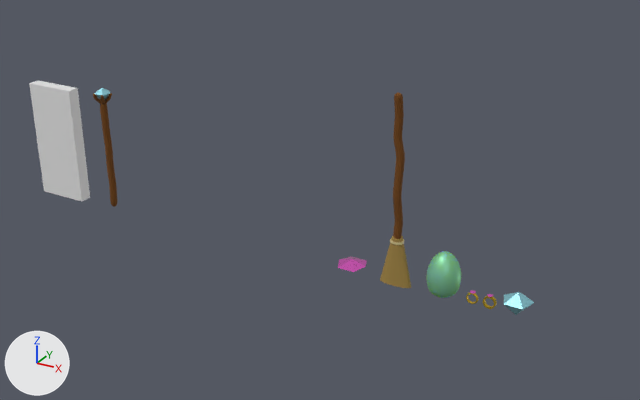
The Blender file Project Files/James/Items.blend as it was, and as the next commit left it.
Rendered twice from a 50 mm lens placed at (10.02, -10.33, 6.32), pointed at (4.01, 0.12, 0.97). Every picture has the same lights, and +X, +Y and +Z are marked at lower left.

Objects in the first picture: 'Bristles', 'Broomstick', 'Claw', 'Crystal', 'Cube', 'Egg 2', 'Staff'.
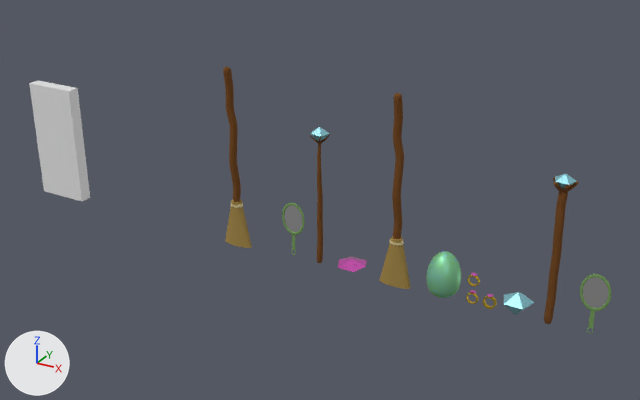
Changed parts and their boxes (x1, y1, x2, y2) in the pictures (640 x 400 px):
'Broomstick 1', added (brown): after (223, 67, 252, 248)
'Broomstick', moved: before (393, 93, 405, 239); after (392, 93, 404, 239)
'Staff (Template)', added (brown): after (544, 192, 568, 324)
'Bristles', moved: before (380, 236, 411, 288); after (379, 236, 411, 289)
'Staff 1', added (brown): after (310, 127, 330, 263)
'Staff', deleted (brown): before (100, 104, 117, 207)
'Mirror (Template)', added: after (583, 277, 608, 308)
'Mirror 1', added: after (282, 203, 305, 255)
'Mirror Frame', added: after (580, 274, 611, 311)
'Crystal', moved: before (94, 88, 110, 100); after (555, 174, 576, 189)
'Claw', moved: before (93, 93, 112, 104); after (553, 177, 579, 193)
'Mirror Handle', added: after (587, 310, 595, 333)
'Ring 1', added: after (467, 272, 480, 286)

Patch to the scene script:
```diff
--- a/Project Files/James/Items.blend.py
+++ b/Project Files/James/Items.blend.py
@@ me_stick @@
+me_stick.from_pydata([(0.0, 0.0, -0.16), (0.0, 0.0, 0.22), (0.03, 0.03, 0.88), (0.0, 0.01, 1.66), (0.04, 0.0, 2.57), (-0.01, -0.03, 3.18), (0.01, -0.05, 3.67), (-0.05, 0.01, 4.04), (-0.01, -0.01, 4.36), (0.0, 0.0, 4.57), (0.0, 0.0, 4.66)], [(0, 1), (1, 2), (2, 3), (3, 4), (4, 5), (5, 6), (6, 7), (7, 8), (8, 9), (9, 10)], [])
+me_stick.materials.append(mat_wood)  # brown #714413
@@ ob_broomstick @@
 ob_broomstick = bpy.data.objects.new('Broomstick', me_handle)
-ob_broomstick.location = (5.32, 0.0, 0.48)
+ob_broomstick.location = (5.32, -0.02, 0.48)
 ob_broomstick.rotation_euler = (1.571, 0.0, 0.0)  # degrees (90, 0, 0)
@@ ob_crystal @@
 ob_crystal = bpy.data.objects.new('Crystal', me_icosphere_006)
-ob_crystal.parent = ob_staff
+ob_crystal.parent = ob_staff__template
 ob_crystal.matrix_parent_inverse = Matrix(((4.0, 0.0, 0.0, 0.0), (0.0, 4.0, 0.0, 0.0), (0.0, 0.0, 2.477, 0.0), (0.0, 0.0, 0.0, 1.0)))
-ob_crystal.location = (0.0, 0.0, 1.97)
+ob_crystal.location = (0.00114, 0.0, 1.95)
 ob_crystal.rotation_euler = (0.0, 0.0, 0.313)  # degrees (0, 0, 18)
@@ ob_staff @@
-ob_staff = bpy.data.objects.new('Staff', me_plane)
@@ ob_claw @@
 ob_claw = bpy.data.objects.new('Claw', me_plane_001)
-ob_claw.parent = ob_staff
+ob_claw.parent = ob_staff__template
 ob_claw.matrix_parent_inverse = Matrix(((4.0, 0.0, 0.0, 0.0), (0.0, 4.0, 0.0, 0.0), (0.0, 0.0, 2.477, 0.0), (0.0, 0.0, 0.0, 1.0)))
-ob_claw.location = (0.000717, -0.00525, 1.851)
+ob_claw.location = (-0.00248, 0.00993, 1.793)
 ob_claw.scale = (0.11, 0.11, 0.11)
@@ ob_staff__template @@
+ob_staff__template = bpy.data.objects.new('Staff (Template)', me_stick)  # modifiers SKIN, SUBSURF
+ob_staff__template.location = (7.58, 0.0, 0.05)
+ob_staff__template.scale = (0.25, 0.25, 0.404)
@@ ob_ring_1 @@
+ob_ring_1 = bpy.data.objects.new('Ring 1', me_band_2_001)  # 4147 vertices, 4144 faces; spans x -0.097..0.097, y -0.097..0.125, z -0.043..0.043; in mat_gold (yellow #e7c235), mat_ruby (pink #ff71e1)
+ob_ring_1.location = (6.51, 0.0, 0.36)
+ob_ring_1.rotation_euler = (1.571, 0.0, 0.0)  # degrees (90, 0, 0)
+ob_ring_1.scale = (0.9, 0.9, 1.0)
@@ ob_broomstick_1 @@
+ob_broomstick_1 = bpy.data.objects.new('Broomstick 1', me_broom_handle_001)  # 1426 vertices, 1399 faces; spans x -0.92..1.06, y -1.97..9.41, z -0.4..0.33; in mat_wood (brown #714413), mat_bristle (brown #a4894a), mat_string (beige #d7c895)
+ob_broomstick_1.location = (2.62, -0.08, 0.48)
+ob_broomstick_1.rotation_euler = (1.571, 0.0, 0.0)  # degrees (90, 0, 0)
+ob_broomstick_1.scale = (0.252, 0.252, 0.252)
@@ ob_mirror_1 @@
+ob_mirror_1 = bpy.data.objects.new('Mirror 1', me_torus_004)  # 4871 vertices, 4503 faces; spans x -0.198..0.198, y -0.609..0.268, z -0.007..0.007; in mat_mirror (green #719a57), mat_glass (white #e7e7e7)
+ob_mirror_1.location = (3.59, 0.05, 0.59)
+ob_mirror_1.rotation_euler = (1.571, 0.0, 0.0)  # degrees (90, 0, 0)
+ob_mirror_1.scale = (1.0, 1.0, 1.2)
@@ ob_mirror__template @@
+ob_mirror__template = bpy.data.objects.new('Mirror (Template)', me_glass)  # 30 vertices, 1 face; spans x -1.21..1.21, y -1.65..1.65, z -0.01; in mat_glass (white #e7e7e7)
+ob_mirror__template.location = (8.13, 0.05, 0.61)
+ob_mirror__template.rotation_euler = (1.571, 0.0, 0.0)  # degrees (90, 0, 0)
+ob_mirror__template.scale = (0.136, 0.136, 0.136)
@@ ob_mirror_handle @@
+ob_mirror_handle = bpy.data.objects.new('Mirror Handle', me_plane_004)  # 446 vertices, 392 faces; spans x -1.4..1.4, y -1.0..1.03, z -0.02..0.01; in mat_mirror (green #719a57)
+ob_mirror_handle.parent = ob_mirror__template
+ob_mirror_handle.location = (0.0, -0.436, 0.0)
+ob_mirror_handle.scale = (0.0294, 0.173, 0.223)
@@ ob_mirror_frame @@
+ob_mirror_frame = bpy.data.objects.new('Mirror Frame', me_torus_001)  # 240 vertices, 240 faces; spans x -0.201..0.201, y -0.27..0.27, z -0.008..0.008; in mat_mirror (green #719a57); modifiers SUBSURF
+ob_mirror_frame.parent = ob_mirror__template
+ob_mirror_frame.location = (0.0, 0.0, 0.0)
+ob_mirror_frame.scale = (1.0, 1.0, 1.2)
@@ ob_staff_1 @@
+ob_staff_1 = bpy.data.objects.new('Staff 1', me_icosphere_003)  # 2641 vertices, 2579 faces; spans x -0.18..0.23, y -0.22..0.21, z -2.48..0.85; in mat_wood (brown #714413), mat_material_001 (cyan #99dbe7)
+ob_staff_1.location = (4.07, 0.0, 1.61)
+ob_staff_1.rotation_euler = (0.0, 0.0, 0.313)  # degrees (0, 0, 18)
+ob_staff_1.scale = (0.651, 0.651, 0.651)
```
